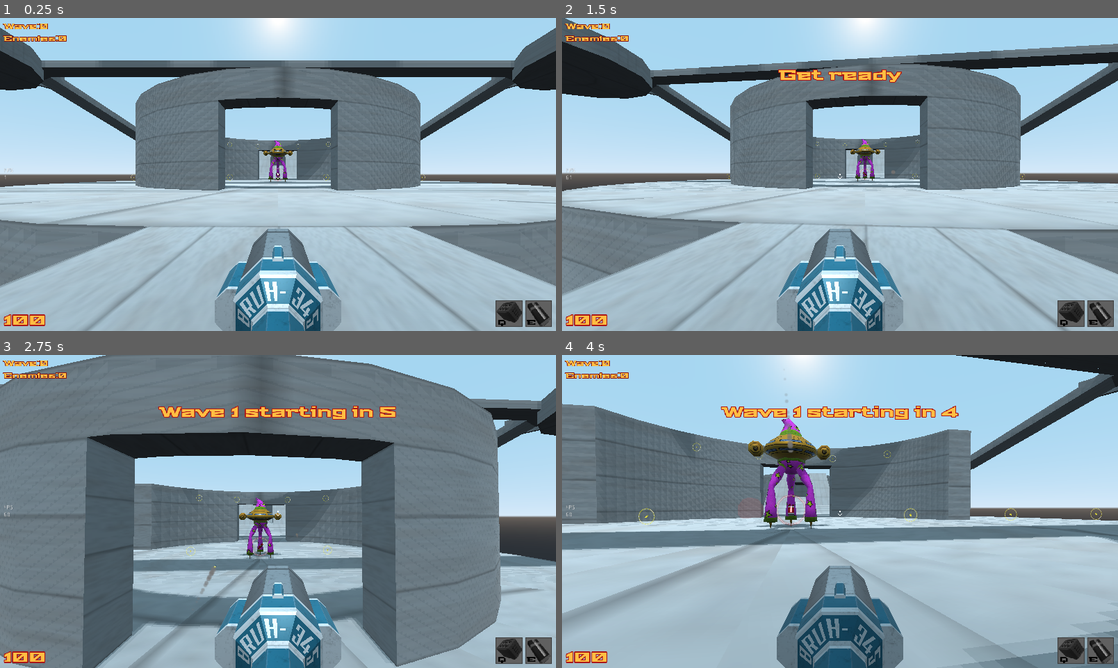
Above: before the commit, frames 1-4 (two rows, left to right).
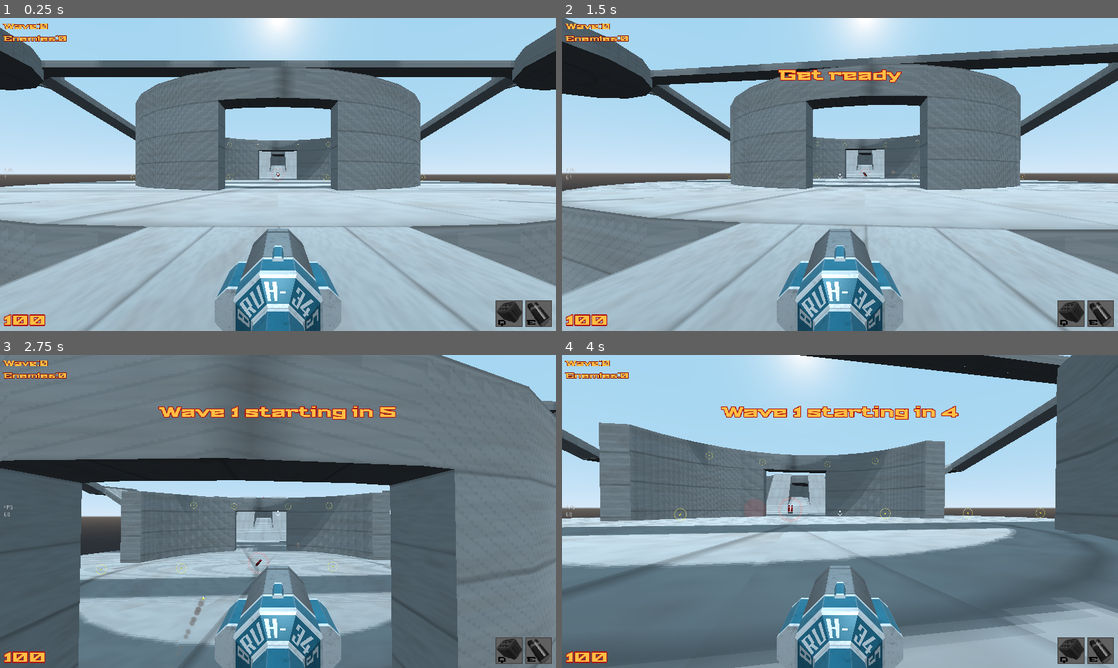
Above: after the commit, the same moments.

Repository: Game-Developers-Kerala/clichemovementshooter
Game: Godot game, scene res://levels/level1.tscn
The game is run twice, just before and just after one commit, with the same random seed, the same clock (stepped at 60 frames per second) and the same inputs. Sound files missing from this copy of the repository are replaced by a short silence.
Inputs (mouse positions are in pixels of both pictures, inside the frame that each line leads up to):
- Up to frame 1 (0.25 s): no input
- Up to frame 2 (1.5 s): tap Enter (enter) at 0.5, 1.35 s; move the mouse to (867, 174) at 0.52 s; press the mouse at (867, 174) at 0.53 s; hold W (forward) from 0.53 s (still down); tap Space (jump) at 0.77 s; move the mouse to (812, 174) at 1.27 s; release the mouse at (812, 174) at 1.28 s
- Up to frame 3 (2.75 s): keep holding W (forward); tap Space (jump) at 1.52 s; click (250, 511) at 1.55 s; move the mouse to (289, 505) at 2.02 s; hold Right mouse button (grapple) from 2.03 s (still down); click (289, 505) at 2.3 s
- Up to frame 4 (4 s): keep holding W (forward); move the mouse to (834, 517) at 2.77 s; release Right mouse button (grapple) at 2.78 s; tap Q (homingmissile) at 2.85 s; tap Space (jump) at 3.02, 3.77 s; click (834, 517) at 3.05 s; move the mouse to (878, 514) at 3.52 s; press the mouse at (878, 514) at 3.53 s

The runs differ from the first frame. In frame 1, 0.3% of the frame differs, in the area x 47-53%, y 39-53%; in frame 2, 0.3%; in frame 3, 53%, in the area x 0-100%, y 0-100%; in frame 4, 53%.
Error before the commit: Attempt to call function 'hide' in base 'null instance' on a null instance. (res://scripts/enemy/megawizard/megawizard.gd:48)

Commit message:
mega wizard operational

Diff:
--- a/assets/models/model_enemy_megawizard.tscn
+++ b/assets/models/model_enemy_megawizard.tscn
@@ -1,8 +1,9 @@
-[gd_scene load_steps=25 format=2]
+[gd_scene load_steps=26 format=2]
 
 [ext_resource path="res://shaders/generic_object.shader" type="Shader" id=1]
 [ext_resource path="res://assets/models/texture_enemy_megawizard_color.png" type="Texture" id=2]
 [ext_resource path="res://assets/models/texture_enemy_megawizard_rsm.png" type="Texture" id=3]
+[ext_resource path="res://scripts/enemy/hurtbox_by_owner.gd" type="Script" id=4]
 
 [sub_resource type="GDScript" id=22]
 script/source = "extends Spatial
@@ -840,37 +841,37 @@
 bones/1/parent = 0
 bones/1/rest = Transform( 1, -1.50996e-07, 6.3573e-08, -6.3573e-08, 0, 1, -1.50996e-07, -1, 0, -6.50536e-07, 0, -4.30831 )
 bones/1/enabled = true
-bones/1/bound_children = [ NodePath("body") ]
+bones/1/bound_children = [  ]
 bones/2/name = "uArm_l"
 bones/2/parent = 1
 bones/2/rest = Transform( 0.659672, 0.487212, -0.572239, 0.181964, -0.842295, -0.507374, -0.729192, 0.230574, -0.644293, 0.573245, 0.420548, 0.323077 )
 bones/2/enabled = true
-bones/2/bound_children = [ NodePath("uArm_l") ]
+bones/2/bound_children = [  ]
 bones/3/name = "fArm_l"
 bones/3/parent = 2
 bones/3/rest = Transform( 0.976331, -0.181745, 0.117242, 0.216039, 0.845105, -0.489004, -0.010208, 0.502759, 0.864366, 5.96046e-08, 1.83307, 5.96046e-08 )
 bones/3/enabled = true
-bones/3/bound_children = [ NodePath("lArm_l") ]
+bones/3/bound_children = [  ]
 bones/4/name = "thigh"
 bones/4/parent = 1
 bones/4/rest = Transform( 1, 2.12259e-07, 1.19273e-06, -4.7217e-07, -0.838389, 0.545073, 1.11567e-06, -0.545072, -0.838389, 2.53443e-07, 0.433887, -0.65083 )
 bones/4/enabled = true
-bones/4/bound_children = [ NodePath("thigh") ]
+bones/4/bound_children = [  ]
 bones/5/name = "shin"
 bones/5/parent = 4
 bones/5/rest = Transform( 1, 4.72681e-07, 1.40328e-07, -4.72681e-07, 0.838005, 0.545662, 1.40328e-07, -0.545662, 0.838005, 2.00145e-13, 1.91606, -1.19209e-07 )
 bones/5/enabled = true
-bones/5/bound_children = [ NodePath("shin") ]
+bones/5/bound_children = [  ]
 bones/6/name = "uArm_r"
 bones/6/parent = 1
 bones/6/rest = Transform( 0.659672, -0.487212, 0.572239, -0.181964, -0.842295, -0.507374, 0.729193, 0.230573, -0.644293, -0.573245, 0.420548, 0.323076 )
 bones/6/enabled = true
-bones/6/bound_children = [ NodePath("uArm_r") ]
+bones/6/bound_children = [  ]
 bones/7/name = "fArm_r"
 bones/7/parent = 6
 bones/7/rest = Transform( 0.976331, 0.181745, -0.117243, -0.216039, 0.845105, -0.489004, 0.0102081, 0.502759, 0.864366, 1.19209e-07, 1.83307, -1.19209e-07 )
 bones/7/enabled = true
-bones/7/bound_children = [ NodePath("lArm_r") ]
+bones/7/bound_children = [  ]
 bones/8/name = "ik_arm_l"
 bones/8/parent = 0
 bones/8/rest = Transform( 0.757958, -3.55806e-07, -0.652303, 2.69686e-07, 1, -2.32094e-07, 0.652303, 4.9738e-14, 0.757958, 1.47957, 0.75676, -2.23409e-07 )
@@ -918,6 +919,7 @@
 collision_layer = 32
 collision_mask = 0
 monitoring = false
+script = ExtResource( 4 )
 
 [node name="CollisionShape5" type="CollisionShape" parent="Armature/Skeleton/body/bonecorrection/Guns/Hurtbox"]
 transform = Transform( -1, 1.50996e-07, -6.60024e-15, 0, -4.37114e-08, -1, -1.50996e-07, -1, 4.37114e-08, 2.5, 0.0500002, 0.0500002 )
@@ -937,6 +939,7 @@
 collision_layer = 32
 collision_mask = 0
 monitoring = false
+script = ExtResource( 4 )
 
 [node name="CollisionShape" type="CollisionShape" parent="Armature/Skeleton/body/bonecorrection/Hurtbox"]
 transform = Transform( 1, 6.52007e-21, 0, -5.04911e-22, 1, 2.79521e-20, 0, -2.71051e-20, 1, 1.01644e-19, -0.15, 5.42101e-20 )
@@ -955,78 +958,84 @@
 shape = SubResource( 17 )
 
 [node name="thigh" type="BoneAttachment" parent="Armature/Skeleton"]
-transform = Transform( -1, -4.26326e-13, -8.6625e-07, -4.7217e-07, -0.838389, 0.545073, -7.26256e-07, 0.545072, 0.838389, -2.18847e-12, 4.7422, 0.65083 )
+transform = Transform( -1, -3.2685e-13, -8.6625e-07, -4.7217e-07, -0.838389, 0.545073, -7.26256e-07, 0.545072, 0.838389, -2.30216e-12, 4.7422, 0.65083 )
 bone_name = "thigh"
 
 [node name="Hurtbox" type="Area" parent="Armature/Skeleton/thigh"]
 collision_layer = 32
 collision_mask = 0
 monitoring = false
+script = ExtResource( 4 )
 
 [node name="CollisionShape" type="CollisionShape" parent="Armature/Skeleton/thigh/Hurtbox"]
 transform = Transform( 1, 0, 5.68434e-14, 2.84217e-14, 1, 0, 1.13687e-13, 0, 1, 4.54747e-13, 0.949999, 0 )
 shape = SubResource( 20 )
 
 [node name="shin" type="BoneAttachment" parent="Armature/Skeleton"]
-transform = Transform( -1, -1.98952e-12, -8.6625e-07, 6.09404e-10, -1, -0.000702769, -8.66252e-07, -0.000703573, 0.999999, -3.0558e-12, 3.13579, 1.69522 )
+transform = Transform( -1, -1.81899e-12, -8.6625e-07, 6.09546e-10, -1, -0.000703126, -8.66252e-07, -0.000703931, 0.999999, -3.0253e-12, 3.13579, 1.69522 )
 bone_name = "shin"
 
 [node name="Hurtbox" type="Area" parent="Armature/Skeleton/shin"]
 collision_layer = 32
 collision_mask = 0
 monitoring = false
+script = ExtResource( 4 )
 
 [node name="CollisionShape" type="CollisionShape" parent="Armature/Skeleton/shin/Hurtbox"]
 transform = Transform( 1, 0, -1.7053e-13, 2.84217e-14, 1, 0, 1.13687e-13, 2.32831e-10, 1, 7.95808e-13, 1.5, 1.19209e-07 )
 shape = SubResource( 21 )
 
 [node name="uArm_l" type="BoneAttachment" parent="Armature/Skeleton"]
-transform = Transform( -0.817823, -0.437312, 0.374063, 0.230804, -0.844702, -0.482916, 0.527156, -0.308605, 0.79175, -0.573245, 4.72886, -0.323077 )
+transform = Transform( -0.659672, -0.487212, 0.572239, 0.181964, -0.842295, -0.507374, 0.729192, -0.230574, 0.644293, -0.573245, 4.72886, -0.323077 )
 bone_name = "uArm_l"
 
 [node name="Hurtbox" type="Area" parent="Armature/Skeleton/uArm_l"]
 collision_layer = 32
 collision_mask = 0
 monitoring = false
+script = ExtResource( 4 )
 
 [node name="CollisionShape" type="CollisionShape" parent="Armature/Skeleton/uArm_l/Hurtbox"]
 transform = Transform( 1, 0, 5.68434e-14, 2.84217e-14, 1, 0, 1.13687e-13, 0, 1, 4.54747e-13, 0.949999, 0 )
 shape = SubResource( 20 )
 
 [node name="lArm_l" type="BoneAttachment" parent="Armature/Skeleton"]
-transform = Transform( -0.896761, -0.0328742, 0.441292, 0.0477811, -0.9986, 0.0227079, 0.439926, 0.0414485, 0.897076, -1.37487, 3.18046, -0.888772 )
+transform = Transform( -0.755156, -0.00415492, 0.655532, 0.000867787, -0.999986, -0.00533739, 0.655543, -0.00346214, 0.755148, -1.46634, 3.18487, -0.745735 )
 bone_name = "fArm_l"
 
 [node name="Hurtbox" type="Area" parent="Armature/Skeleton/lArm_l"]
 collision_layer = 32
 collision_mask = 0
 monitoring = false
+script = ExtResource( 4 )
 
 [node name="CollisionShape" type="CollisionShape" parent="Armature/Skeleton/lArm_l/Hurtbox"]
 transform = Transform( 1, 0, -1.7053e-13, 2.84217e-14, 1, 0, 1.13687e-13, 2.32831e-10, 1, 7.95808e-13, 1.5, 1.19209e-07 )
 shape = SubResource( 21 )
 
 [node name="uArm_r" type="BoneAttachment" parent="Armature/Skeleton"]
-transform = Transform( -0.817823, 0.437311, -0.374063, -0.230803, -0.844703, -0.482915, -0.527156, -0.308604, 0.791751, 0.573245, 4.72886, -0.323076 )
+transform = Transform( -0.659672, 0.487212, -0.572239, -0.181964, -0.842295, -0.507374, -0.729193, -0.230573, 0.644293, 0.573245, 4.72886, -0.323076 )
 bone_name = "uArm_r"
 
 [node name="Hurtbox" type="Area" parent="Armature/Skeleton/uArm_r"]
 collision_layer = 32
 collision_mask = 0
 monitoring = false
+script = ExtResource( 4 )
 
 [node name="CollisionShape" type="CollisionShape" parent="Armature/Skeleton/uArm_r/Hurtbox"]
 transform = Transform( 1, 0, 5.68434e-14, 2.84217e-14, 1, 0, 1.13687e-13, 0, 1, 4.54747e-13, 0.949999, 0 )
 shape = SubResource( 20 )
 
 [node name="lArm_r" type="BoneAttachment" parent="Armature/Skeleton"]
-transform = Transform( -0.896761, 0.0328756, -0.44129, -0.0477815, -0.9986, 0.0227067, -0.439926, 0.0414482, 0.897076, 1.37487, 3.18046, -0.888769 )
+transform = Transform( -0.755157, 0.00415489, -0.65553, -0.000867838, -0.999986, -0.00533721, -0.655544, -0.00346145, 0.755149, 1.46634, 3.18487, -0.745733 )
 bone_name = "fArm_r"
 
 [node name="Hurtbox" type="Area" parent="Armature/Skeleton/lArm_r"]
 collision_layer = 32
 collision_mask = 0
 monitoring = false
+script = ExtResource( 4 )
 
 [node name="CollisionShape" type="CollisionShape" parent="Armature/Skeleton/lArm_r/Hurtbox"]
 transform = Transform( 1, 0, -1.7053e-13, 2.84217e-14, 1, 0, 1.13687e-13, 2.32831e-10, 1, 7.95808e-13, 1.5, 1.19209e-07 )
--- a/levels/level1.tscn
+++ b/levels/level1.tscn
@@ -6,7 +6,6 @@
 [ext_resource path="res://levels/ceiling_tile.png" type="Texture" id=4]
 [ext_resource path="res://scenes/player_pickup_railshot.tscn" type="PackedScene" id=5]
 [ext_resource path="res://scenes/player_pickup_missile_pack.tscn" type="PackedScene" id=6]
-[ext_resource path="res://scenes/enemy/megawizard/megawizard.tscn" type="PackedScene" id=7]
 [ext_resource path="res://scenes/player_respawn_point.tscn" type="PackedScene" id=8]
 [ext_resource path="res://scenes/player_pickup_spike_cage.tscn" type="PackedScene" id=9]
 [ext_resource path="res://scenes/player_pickup_health_small.tscn" type="PackedScene" id=10]
@@ -249,6 +248,7 @@
 
 [node name="pickup_missile" parent="LevelGeometry/NorthernChamber" instance=ExtResource( 6 )]
 transform = Transform( 1.6, 0, 0, 0, 1.6, 0, 0, 0, 1.6, -7.5, 0, 15 )
+visible = false
 respawn_interval = 25.0
 
 [node name="SoutherPlatform" type="CSGCombiner" parent="LevelGeometry"]
@@ -564,11 +564,13 @@
 
 [node name="pickup_rail" parent="Pickups" instance=ExtResource( 5 )]
 transform = Transform( -2, 0, -3.01992e-07, 0, 2, 0, 3.01992e-07, 0, -2, 0, 8, 90 )
+visible = false
 respawn_interval = 20.0
 anim_bob = false
 
 [node name="pickup_rail2" parent="Pickups" instance=ExtResource( 5 )]
 transform = Transform( 1.6, 0, 0, 0, 1.6, 0, 0, 0, 1.6, 0, 1.5, 0 )
+visible = false
 respawn_interval = 20.0
 
 [node name="spike" parent="Pickups" instance=ExtResource( 9 )]
@@ -579,15 +581,18 @@
 
 [node name="small_health2" parent="Pickups" instance=ExtResource( 10 )]
 transform = Transform( 1, 0, 0, 0, 1, 0, 0, 0, 1, -10, 1, 0 )
+visible = false
 
 [node name="small_health6" parent="Pickups" instance=ExtResource( 10 )]
 transform = Transform( 1, 0, 0, 0, 1, 0, 0, 0, 1, -20, 1, 0 )
+visible = false
 
 [node name="small_health7" parent="Pickups" instance=ExtResource( 10 )]
 transform = Transform( 1, 0, 0, 0, 1, 0, 0, 0, 1, -30, 1, 0 )
 
 [node name="small_health3" parent="Pickups" instance=ExtResource( 10 )]
 transform = Transform( 1, 0, 0, 0, 1, 0, 0, 0, 1, 10, 1, 0 )
+visible = false
 
 [node name="small_health4" parent="Pickups" instance=ExtResource( 10 )]
 transform = Transform( 1, 0, 0, 0, 1, 0, 0, 0, 1, 20, 1, 0 )
@@ -607,9 +612,11 @@
 
 [node name="small_health12" parent="Pickups" instance=ExtResource( 10 )]
 transform = Transform( 1, 0, 0, 0, 1, 0, 0, 0, 1, 14, 10, 16 )
+visible = false
 
 [node name="small_health13" parent="Pickups" instance=ExtResource( 10 )]
 transform = Transform( 1, 0, 0, 0, 1, 0, 0, 0, 1, -13.5, 10, 16 )
+visible = false
 
 [node name="small_health9" parent="Pickups" instance=ExtResource( 10 )]
 transform = Transform( 1, 0, 0, 0, 1, 0, 0, 0, 1, 6, 10, -20 )
@@ -621,9 +628,11 @@
 
 [node name="small_health14" parent="Pickups" instance=ExtResource( 10 )]
 transform = Transform( 1, 0, 0, 0, 1, 0, 0, 0, 1, 6, 10, 20 )
+visible = false
 
 [node name="small_health15" parent="Pickups" instance=ExtResource( 10 )]
 transform = Transform( 1, 0, 0, 0, 1, 0, 0, 0, 1, -6, 10, 20 )
+visible = false
 
 [node name="medium_health" parent="Pickups" instance=ExtResource( 11 )]
 transform = Transform( 1, 0, 0, 0, 1, 0, 0, 0, 1, -58.5, 19.5, -57 )
@@ -797,7 +806,5 @@
 
 [node name="NPC" type="Node" parent="."]
 
-[node name="MegaWizard" parent="." instance=ExtResource( 7 )]
-
 [connection signal="body_entered" from="VantagePoints/RegionAreas/roomarea" to="VantagePoints" method="_on_roomarea_body_entered"]
 [connection signal="body_exited" from="VantagePoints/RegionAreas/roomarea" to="VantagePoints" method="_on_roomarea_body_exited"]
--- a/scenes/enemy/megawizard/megawizard.tscn
+++ b/scenes/enemy/megawizard/megawizard.tscn
@@ -50,9 +50,16 @@
 [node name="ray_sight" type="RayCast" parent="."]
 cast_to = Vector3( 0, 0, -200 )
 collision_mask = 257
+debug_shape_custom_color = Color( 0.909804, 0.0156863, 0.984314, 1 )
 
 [node name="Castfx" parent="." instance=ExtResource( 3 )]
 transform = Transform( 1, 0, 0, 0, 1, 0, 0, 0, 1, 0, 8, 0 )
 visible = false
 
+[node name="wall_check_ray" type="RayCast" parent="."]
+cast_to = Vector3( 0, 0, -200 )
+collision_mask = 256
+
+[connection signal="timeout" from="blink_timer" to="." method="_on_blink_timer_timeout"]
+[connection signal="timeout" from="state_timer" to="." method="_on_state_timer_timeout"]
 [connection signal="timeout" from="gun_cooldown" to="." method="_on_gun_cooldown_timeout"]
--- a/scenes/enemy/megawizard/megawizard_gun_projectile.tscn
+++ b/scenes/enemy/megawizard/megawizard_gun_projectile.tscn
@@ -15,8 +15,11 @@
 
 [node name="projectile" instance=ExtResource( 3 )]
 script = ExtResource( 5 )
+speed = 80.0
+lifespan = 3.0
 detect_npc = false
 detect_player = true
+direct_hit = NodePath("single_direct_hit")
 
 [node name="RayCast" type="RayCast" parent="." index="1"]
 transform = Transform( 1, 0, 0, 0, 1, 0, 0, 0, 1, 0, 0, 0.00589597 )
@@ -30,5 +33,6 @@
 material/0 = SubResource( 1 )
 
 [node name="single_direct_hit" parent="." index="3" instance=ExtResource( 1 )]
+transform = Transform( 1, 0, 0, 0, 1, 0, 0, 0, 1, 0, 0, 0.645816 )
 damage = 10.0
 force = 10.0
--- a/scenes/player.tscn
+++ b/scenes/player.tscn
@@ -776,7 +776,7 @@
 [node name="SpikeArea" type="Area" parent="."]
 transform = Transform( 1, 0, 0, 0, 1, 0, 0, 0, 1, 0, 1.42, 0 )
 collision_layer = 0
-collision_mask = 2
+collision_mask = 4098
 input_ray_pickable = false
 monitorable = false
 
--- a/scenes/player_lockon_missile_pack.tscn
+++ b/scenes/player_lockon_missile_pack.tscn
@@ -12,7 +12,7 @@
 
 [node name="player_lockon_missile_pack" type="Area"]
 collision_layer = 0
-collision_mask = 2
+collision_mask = 4098
 monitorable = false
 script = ExtResource( 1 )
 
@@ -22,7 +22,7 @@
 [node name="RayCast" type="RayCast" parent="."]
 enabled = true
 cast_to = Vector3( 0, 0, -200 )
-collision_mask = 258
+collision_mask = 4354
 
 [node name="Timer" type="Timer" parent="."]
 
--- a/scripts/enemy/EnemyManager_Test.gd
+++ b/scripts/enemy/EnemyManager_Test.gd
@@ -42,7 +42,7 @@
 
 func _on_wave_start(wave_idx):
 	enemy_count = 0
-	spawn_enemies([1,0,0,2,0,0])
+	spawn_enemies([1,0,0,1,0,0])
 	game.emit_signal("enemy_count_changed",enemy_count)
 
 
@@ -52,9 +52,9 @@
 	if !counts:
 		return
 	for enemy_by_order in counts.size():
-		var enemy_dict = get_enemy_dict_from_spawn_order(enemy_by_order)
 		if !counts[enemy_by_order]:
 			continue
+		var enemy_dict = get_enemy_dict_from_spawn_order(enemy_by_order)
 		for i in counts[enemy_by_order]:
 			var spawned = false
 			while !spawned:
@@ -74,17 +74,3 @@
 func _on_enemy_killed():
 	enemy_count -= 1
 	game.emit_signal("enemy_count_changed",enemy_count)
-#
-#func spawn_snipers(count:int):
-#	var assigned_spawn_points :=[]
-#	count = clamp(count,0,20)
-#	if !count:
-#		return
-#	var max_idx = vantage_points.sniper.size()-1
-#	while assigned_spawn_points.size()<count:
-#		var number = random.randi()%max_idx
-#		if !assigned_spawn_points.has(number):
-#			assigned_spawn_points.push_back(number)
-#	if assigned_spawn_points:
-#		for point_idx in assigned_spawn_points:
-#			pass
--- a/scripts/enemy/VantagePoints.gd
+++ b/scripts/enemy/VantagePoints.gd
@@ -27,7 +27,7 @@
 func get_sniper_vantage_point(idx)->Node:
 	return get_node(sniper[idx])
 
-func get_sniper_random_vantage_point(idx)->Node:
+func get_sniper_random_vantage_point()->Node:
 	return get_node(sniper[random.randi()%sniper.size()])
 
 func get_random_sniper_vantage_position()->Vector3:
@@ -44,7 +44,7 @@
 	return get_node(megawizard[idx])
 
 func get_megawizard_random_vantage_point()->Node:
-	return get_node(megawizard[random.randi%megawizard.size()])
+	return get_node(megawizard[random.randi()%megawizard.size()])
 
 func get_random_megawizard_vantage_position()->Vector3:
 	if player_in_room:
--- a/scripts/enemy/megawizard/megawizard.gd
+++ b/scripts/enemy/megawizard/megawizard.gd
@@ -3,12 +3,12 @@
 export(float) var speed = 2
 export(int) var max_health = 1000
 var health :int = max_health
-export(float) var guns_cool_time = 5
+export(float) var guns_cool_time = 3
 export(float) var guns_shots_count = 5
 export(float) var guns_shots_interval = 0.1
-export(float) var mines_cool_time = 10
-
-
+export(float) var mines_cool_time = 15
+
+const STUN_THRESHOLDS = [15,25,40,65,75,85,90,95]
 
 onready var player = get_tree().get_nodes_in_group("player")[0]
 
@@ -17,6 +17,8 @@
 onready var muzzle_left = $model/Armature/Skeleton/body/bonecorrection/Guns/muzzle_left
 onready var muzzle_right = $model/Armature/Skeleton/body/bonecorrection/Guns/muzzle_right
 const CENTER_OF_MASS = Vector3(0,6.5,0)
+
+var projectile_speed :=  80
 
 var random = RandomNumberGenerator.new()
 enum states {idle,repositioning,cast_start,casting,cast_end,stunned,dead}
@@ -25,9 +27,12 @@
 var gun_barrage_shots := 0
 enum gun_cooling_states {none,barrage_ongoing,barrage_over}
 var gun_cooling_state = gun_cooling_states.none
+var player_in_view:= false
+var target_pos := Vector3.ZERO
+
 
 var state_times = {
-					"cast_start":1.5,"casting":4,"cast_end":1.65,
+					"cast_start":1.5,"casting":1.2,"cast_end":1.65,
 					"stunned":2,"dead":2.0
 					}
 
@@ -45,8 +50,6 @@
 	return player.global_translation + player.CENTER_OF_MASS
 
 func _ready():
-	$ray_aim/ray_vfx_holder/shot.hide()
-	$ray_aim/ray_vfx_holder/warn.hide()
 	random.randomize()
 	yield(get_tree().create_timer(random.randf_range(0,$blink_timer.wait_time)),"timeout")
 	$blink_timer.start()
@@ -62,15 +65,19 @@
 func _process(delta):
 	if state == states.stunned or state == states.dead:
 		return
-	if nav:
+	if player_in_view:
+		if is_shooting_guns():
+			face_position(target_pos)
+		else:
+			face_position(get_player_pos())
+	elif nav:
 		face_heading(delta)
-	else:
-		face_player()
-
-
-func face_player():
+
+
+func face_position(position:Vector3):
 	look_at(get_player_pos(),Vector3.UP)
 	rotation.x = 0
+
 
 func face_heading(delta):
 	var lerp_rate = 2
@@ -83,23 +90,33 @@
 	rotation.y = lerp_angle(rotation.y,rotation.y-angle,delta*lerp_rate)
 
 func _on_blink_timer_timeout():
+	check_player_in_sight()
+#	print("player in view ", player_in_view)
 	match state:
 		states.idle:
 			change_state(states.repositioning)
 		states.repositioning:
-			if is_player_attackable():
+			if is_player_shootable():
+#				print("yes shootable")
+				set_predicted_position()
 				start_gun_barrage()
-			elif $mines_cooldown.is_stopped():
+			elif $mines_cooldown.is_stopped() and !is_shooting_guns():
 				change_state(states.cast_start)
 
-func is_player_attackable():
-	if is_in_casting_state() or !is_gun_ready():
-		return false
+func check_player_in_sight():
 	$ray_sight.look_at_from_position(get_eye_pos(),get_player_pos(),Vector3.UP)
 	$ray_sight.force_raycast_update()
 	if $ray_sight.is_colliding():
 		if $ray_sight.get_collider() == player:
-			return true
+			player_in_view = true
+			return
+	player_in_view = false
+
+func is_player_shootable():
+
+	if player_in_view and is_gun_ready() and !is_in_casting_state():
+#		print("gun ",is_gun_ready()," casting ",is_in_casting_state())
+		return true
 	return false
 
 func change_state(to_state:int,args:={}):
@@ -170,11 +187,10 @@
 		return
 	var percentage_old = get_percentage(old_health,max_health)
 	var percentage_curr = get_percentage(health,max_health)
-	if percentage_old > 66 and  percentage_curr < 66: #in percentage
-		change_state(states.stunned)
-		return
-	if percentage_old > 33 and  percentage_curr < 33: #in percentage
-		change_state(states.stunned)
+	for thresh in STUN_THRESHOLDS:
+		if percentage_old > thresh and  percentage_curr < thresh:
+			change_state(states.stunned)
+			return
 
 
 func get_percentage(value,out_of):
@@ -204,7 +220,7 @@
 	change_state(states.idle)
 
 func start_gun_barrage():
-	gun_barrage_shots = 0
+	gun_barrage_shots = guns_shots_count
 	gun_cooling_state = gun_cooling_states.barrage_ongoing
 	_on_gun_cooldown_timeout()
 
@@ -213,9 +229,9 @@
 		gun_cooling_states.none:
 			pass
 		gun_cooling_states.barrage_ongoing:
-			if gun_barrage_shots<guns_shots_count:
+			if gun_barrage_shots:
 				$gun_cooldown.start(guns_shots_interval)
-				#fireshots
+				fire_guns()
 				gun_barrage_shots -=1
 			else:
 				gun_cooling_state = gun_cooling_states.barrage_over
@@ -224,11 +240,34 @@
 			gun_cooling_state = gun_cooling_states.none
 			pass
 
+
 func fire_guns():
 	var inst = BULLET.instance()
 	get_tree().current_scene.add_child(inst)
-	inst.look_at_from_position(muzzle_left.global_translation,-global_transform.basis.z,Vector3.UP)
+	inst.look_at_from_position(muzzle_left.global_translation,target_pos,Vector3.UP)
 	inst = BULLET.instance()
 	get_tree().current_scene.add_child(inst)
-	inst.look_at_from_position(muzzle_right.global_translation,-global_transform.basis.z,Vector3.UP)
+	inst.look_at_from_position(muzzle_right.global_translation,target_pos,Vector3.UP)
 	pass
+
+func set_predicted_position():
+#	var got_pred_pos:=false
+#	for i in player.predict_future_pos.size():
+#		var dist = get_eye_pos().distance_to(player.predict_future_pos[i])
+#		var proj_time = dist/float(projectile_speed)
+#		var pred_time = (i * player.predict_blink_timer.wait_time) + player.predict_blink_timer.time_left
+#		if proj_time > pred_time:
+#			continue
+#		target_pos = player.predict_future_pos[i]
+#		got_pred_pos = true
+#	if !got_pred_pos:
+#		print("notpos")
+	target_pos = player.predict_future_pos[2]
+	$wall_check_ray.look_at_from_position(get_eye_pos(),target_pos,Vector3.UP)
+	$wall_check_ray.force_raycast_update()
+	if $wall_check_ray.is_colliding():
+		var point = $wall_check_ray.get_collision_point()
+		var norm = $wall_check_ray.get_collision_normal()
+		if norm.dot(Vector3.UP)>0.98:
+			if get_eye_pos().distance_to(target_pos)>get_eye_pos().distance_to(point):
+				target_pos = get_player_pos()
--- a/scripts/player_lockon_missile_pack.gd
+++ b/scripts/player_lockon_missile_pack.gd
@@ -42,25 +42,25 @@
 		if enemy[0]==popped:
 			already_locked = true
 	if already_locked:
-#		print("already locked:",popped.name)
+		print("already locked:",popped.name)
 		return
 #	print("raychecking:",popped.name)
-	$RayCast.look_at(popped.global_translation+Vector3.UP,Vector3.UP)
+	$RayCast.look_at(popped.global_translation+popped.CENTER_OF_MASS,Vector3.UP)
 	$RayCast.force_raycast_update()
 	if $RayCast.is_colliding():
 		if $RayCast.get_collider() == popped:
-#			print("ray colliding:",popped.name)
+			print("ray colliding:",popped.name)
 			# adding the enemy to locked enemies and the number of times fired at as an array
 			$fx.play()
 			var indic = LOCK_INDICATOR.instance()
 			popped.add_child(indic)
 			indic.translation = Vector3.UP
 			locked_enemies.push_back([popped,0]) # 0 means the enemy was shot at 0 times as of now
-#			print("locked enemy:",popped.name)
+			print("locked enemy:",popped.name)
 
 func _on_player_lockon_missile_pack_body_entered(body):
 	detect_queue.push_back(body)
-#	print("detected:",body.name)
+	print("detected:",body.name)
 
 func _on_Timer_timeout():
 	var minfiredat = 12
@@ -73,7 +73,7 @@
 			if enemy[1] == minfiredat:
 				enemy[1]+=1
 				targ = enemy[0]
-#				print("fired at:",enemy[0].name," ",enemy[1]," times.")
+				print("fired at:",enemy[0].name," ",enemy[1]," times.")
 				break
 	var missile = MISSILE.instance()
 	missile.target = targ
Not shown: 1 places in levels/level1.tscn that only renumber resources
